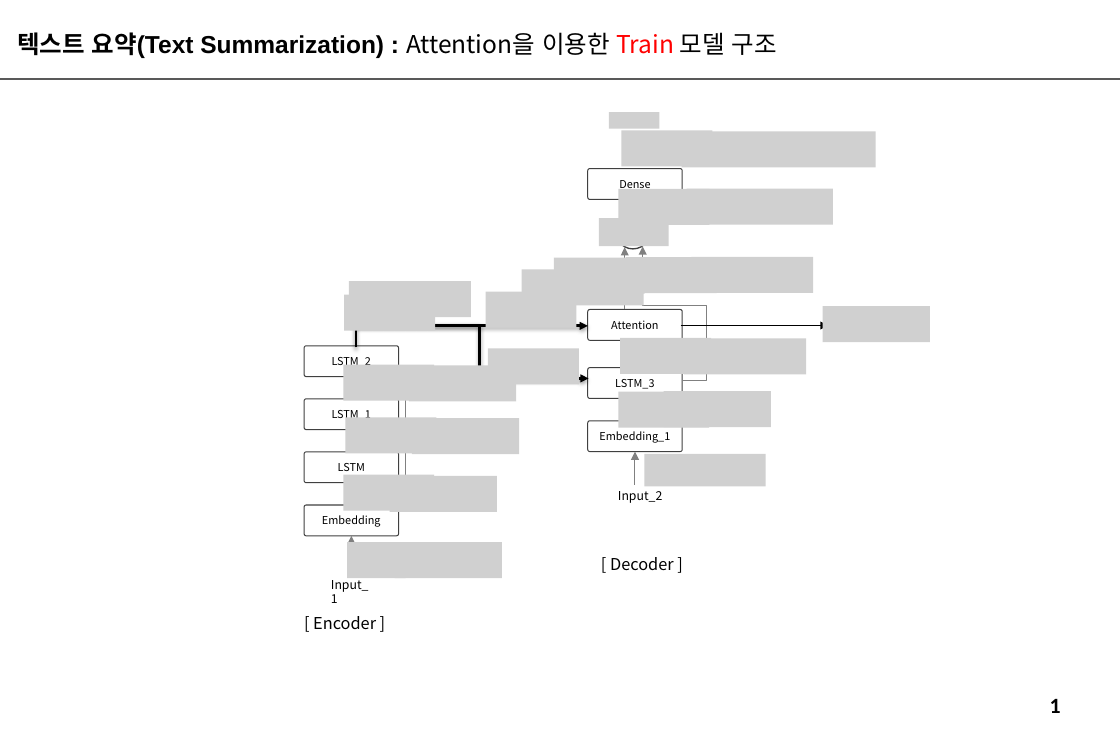
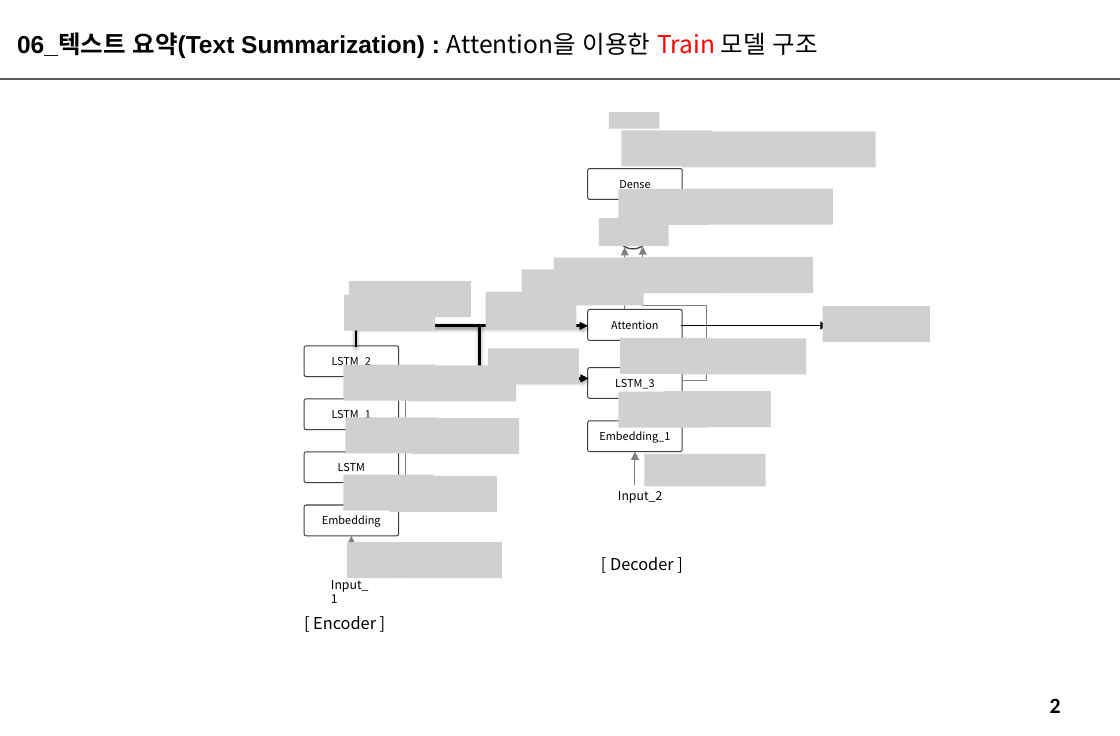
Before and after one commit to mkhoin/nlp1209, a slide deck: slide 2 of 자연어처리활용/텍스트 요약- Attention을 이용한 Train 모델 구조.pptx (slide 1 before the commit). Drawn at 1120x736 pixels with LibreOffice and Linux fonts; fonts in the diff are those of the drawing; grey boxes stand for pictures. Boxes give left, top, right and bottom in pixels: in the first picture for what was removed or moved away, otherwise in the second. Text is boxed around its words. In the diff, an @@ line names an element or a change of style, - is before the commit and + after.

```diff
--- a/자연어처리활용/텍스트 요약- Attention을 이용한 Train 모델 구조.pptx
+++ b/자연어처리활용/텍스트 요약- Attention을 이용한 Train 모델 구조.pptx
@@ text at <box>17,32,818,58</box>: text changed @@
-텍스트 요약(Text Summarization) : Attention을 이용한 Train 모델 구조
+06_텍스트 요약(Text Summarization) : Attention을 이용한 Train 모델 구조
@@ page number at <box>1050,698,1061,713</box>: text changed @@
-1
+2
```
Also in this commit, not shown: 1 other slide changed, 5 slides added.
